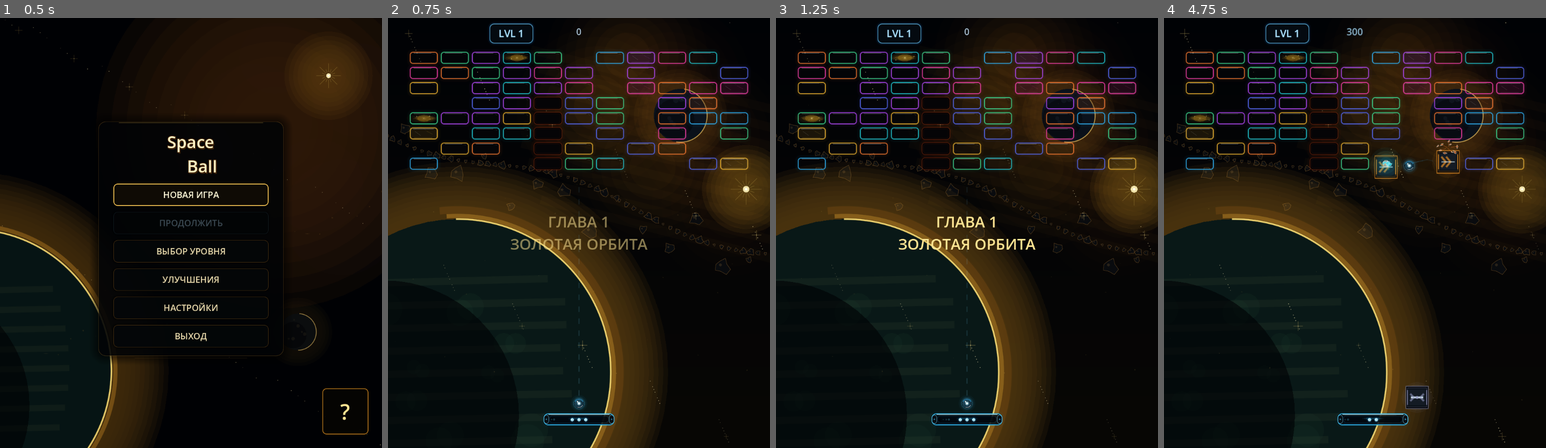
Above: before the commit, frames 1-4 (left to right).
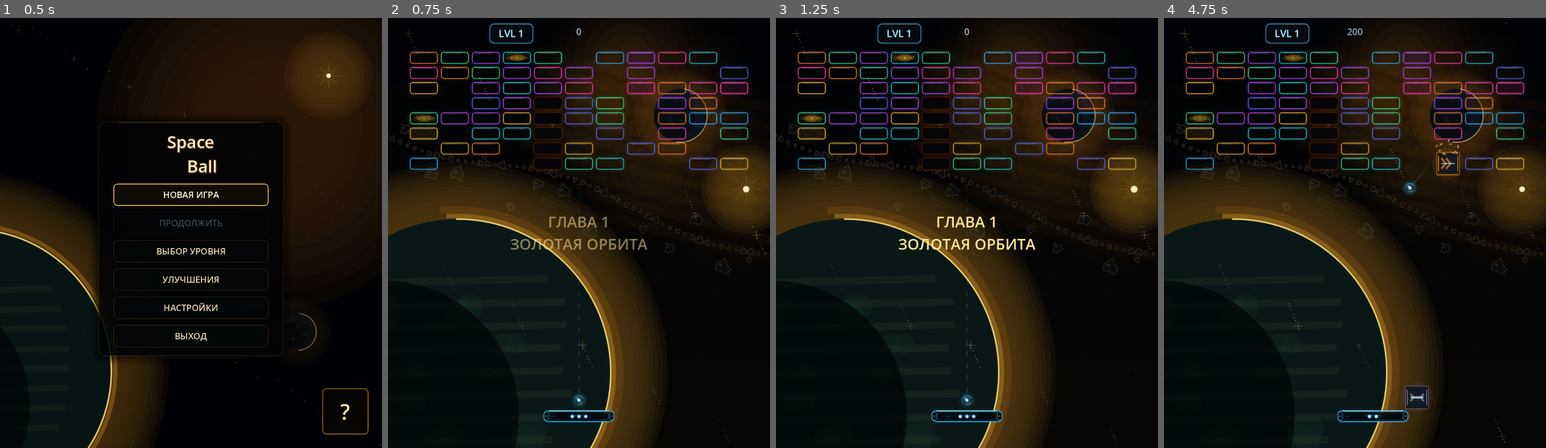
Above: after the commit, the same moments.

Repository: Ardarik421/arkanoid
Game: Godot game, scene res://scenes/main_menu.tscn
Two runs of this game, one before a commit and one after it. Both use one fixed random seed, a clock stepped at 60 frames per second and the inputs below.
Inputs (mouse positions are in pixels of both pictures, inside the frame that each line leads up to):
- Up to frame 1 (0.5 s): no input
- Up to frame 2 (0.75 s): click "НОВАЯ ИГРА" at 0.5 s
- Up to frame 3 (1.25 s): no input
- Up to frame 4 (4.75 s): tap Enter at 1.25 s; move the mouse to (1439, 211) at 1.27 s; hold D (move_right) 1.28-2.03 s; tap Space (launch_ball) every 0.75 s from 1.35 to 4.35 s; click (1439, 211) at 1.42 s; move the mouse to (1278, 254) at 2.02 s; hold A (move_left) 2.03-2.78 s; move the mouse to (1393, 138) at 2.77 s; hold D (move_right) 2.78-4.28 s; move the mouse to (1335, 319) at 3.52 s; click (1335, 319) at 3.67 s; move the mouse to (1469, 297) at 4.27 s; hold A (move_left) from 4.28 s (still down)

Frame 1 is identical in both runs. In frame 2, 0.5% of the frame differs, in the area x 40-60%, y 41-95%; in frame 3, 0.5%; in frame 4, 1.2%, in the area x 45-78%, y 2-95%.

Commit message:
Balance paddle and effect timer spacing

Diff:
--- a/scenes/main.gd
+++ b/scenes/main.gd
@@ -171,11 +171,11 @@
 const LANDSCAPE_ARENA_SIZE := Vector2(1280.0, 800.0)
 const WALL_THICKNESS: float = 40.0
 const DEATH_ZONE_HEIGHT: float = 80.0
-const PADDLE_BOTTOM_MARGIN: float = 72.0
+const PADDLE_BOTTOM_MARGIN: float = 80.0
 const SHIELD_BOTTOM_MARGIN: float = 120.0
-const LANDSCAPE_PADDLE_BOTTOM_MARGIN: float = 68.0
+const LANDSCAPE_PADDLE_BOTTOM_MARGIN: float = 80.0
 const LANDSCAPE_SHIELD_BOTTOM_MARGIN: float = 88.0
-const EFFECTS_BELOW_PADDLE_GAP: float = 10.0
+const EFFECTS_BELOW_PADDLE_GAP: float = 6.0
 const PADDLE_HALF_HEIGHT: float = 12.0
 const EFFECTS_BOTTOM_MARGIN: float = 12.0
 
